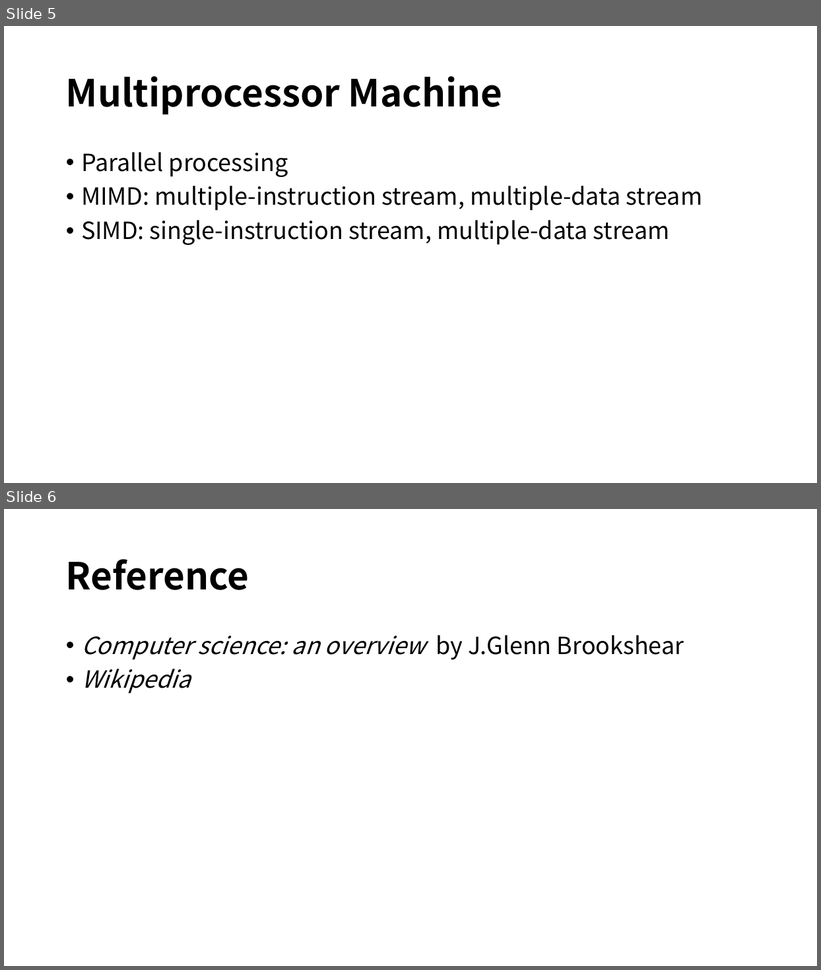
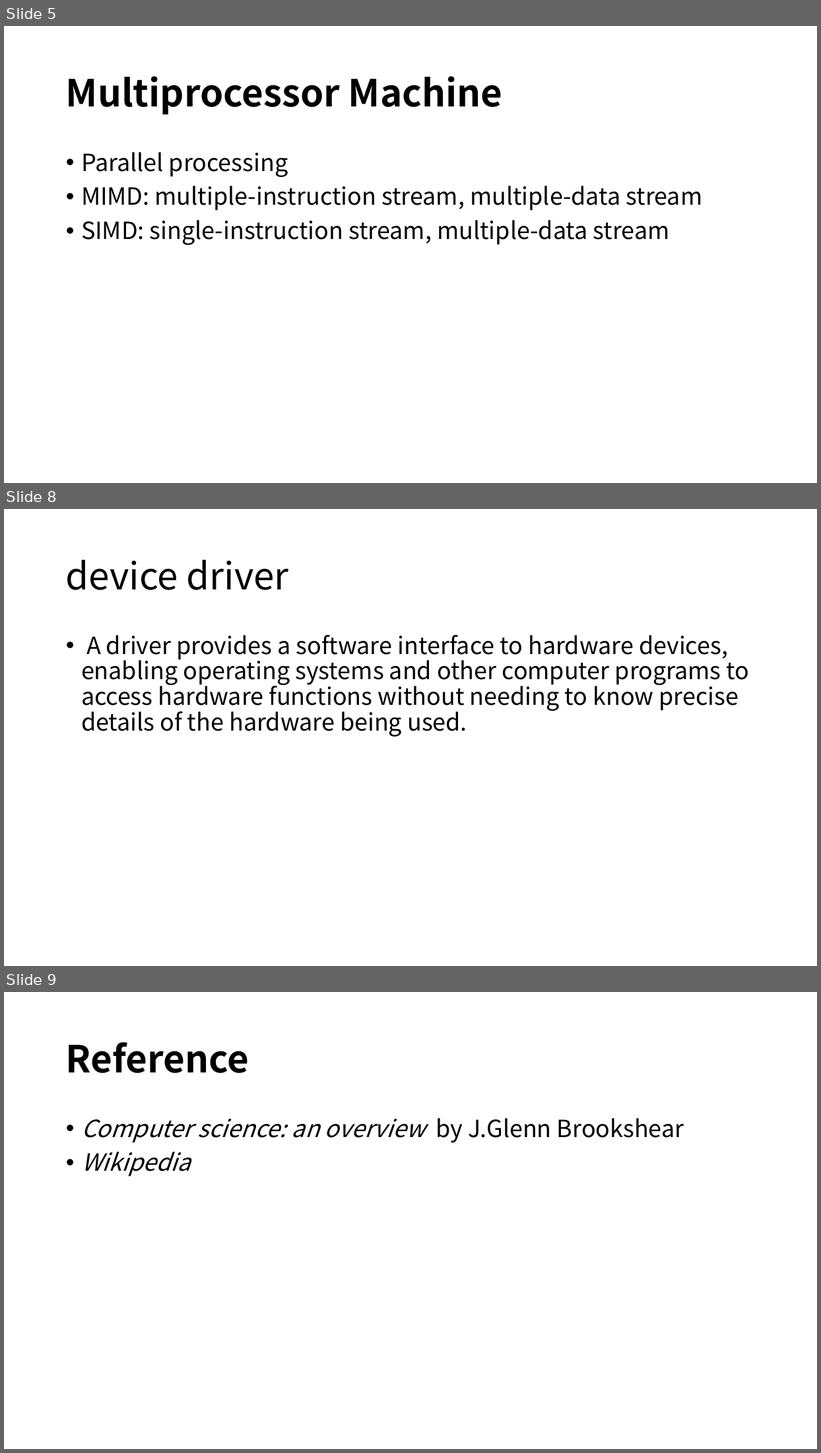
Before and after one commit to LouiValley/System-Design-in-Computational-Thinking-2018-Spring, a slide deck: team2/week report/group2_week5.pptx. Shown one above the other, each under a label of ours: slides 5 and 6 before the commit, slides 5, 8 and 9 after it; the slides between them are not shown. The pictures are 821x970 and 821x1453 pixels, drawn with LibreOffice and Linux fonts; fonts in the diff are those of the drawing; background and template pictures are left out. Boxes give left, top, right and bottom in pixels: in the first picture for what was removed or moved away, otherwise in the second. Text is boxed around its words. In the diff, an @@ line names an element or a change of style, - is before the commit and + after.

```diff
--- a/team2/week report/group2_week5.pptx
+++ b/team2/week report/group2_week5.pptx
@@ slide 8 added at (4,509,817,966), background picture (left out) @@
@@ title added at (66,560,289,590), 44 pt, text #000000 @@
+device driver
@@ text added at (81,635,750,737), 28 pt, text #000000 @@
+• A driver provides a software interface to hardware devices, enabling operating systems and other computer programs to access hardware functions without needing to know precise details of the hardware being used.
@@ what was slide 6 is now slide 9 @@
```
Also in this commit, not shown: 1 slide changed, 2 other slides added.
